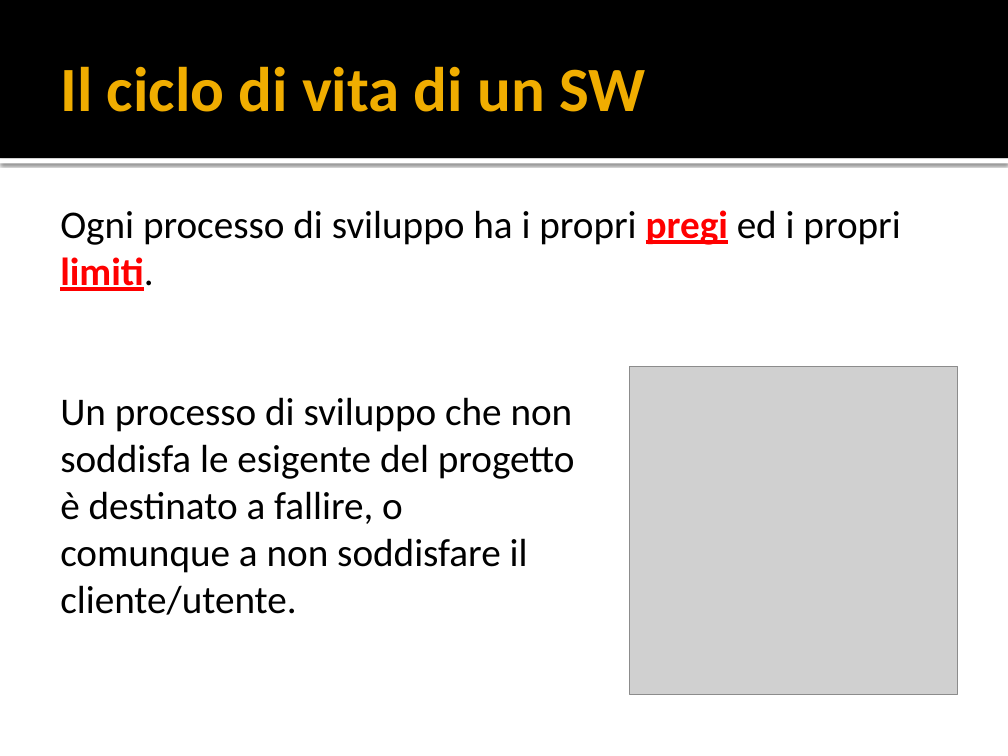
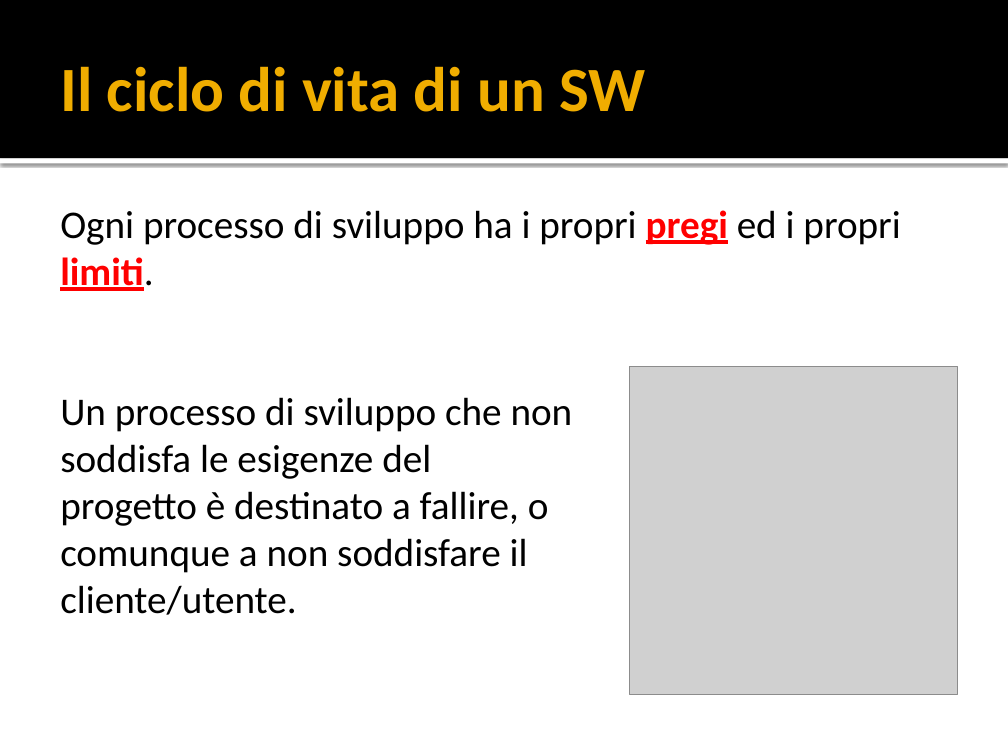
Before and after one commit to yan0z/ISW, a slide deck: slide 6 of Quesito 6 Team/Presentation1.pptx. Drawn at 1008x756 pixels with LibreOffice and Linux fonts; fonts in the diff are those of the drawing; grey boxes stand for pictures. Boxes give left, top, right and bottom in pixels: in the first picture for what was removed or moved away, otherwise in the second. Text is boxed around its words. In the diff, an @@ line names an element or a change of style, - is before the commit and + after.

```diff
--- a/Quesito 6 Team/Presentation1.pptx
+++ b/Quesito 6 Team/Presentation1.pptx
@@ text at <box>60,397,573,615</box>: text changed @@
-Un processo di sviluppo che non soddisfa le esigente del progetto è destinato a fallire, o comunque a non soddisfare il cliente/utente.
+Un processo di sviluppo che non soddisfa le esigenze del progetto è destinato a fallire, o comunque a non soddisfare il cliente/utente.
```
Also in this commit, not shown: 2 other slides changed, 2 other files.
